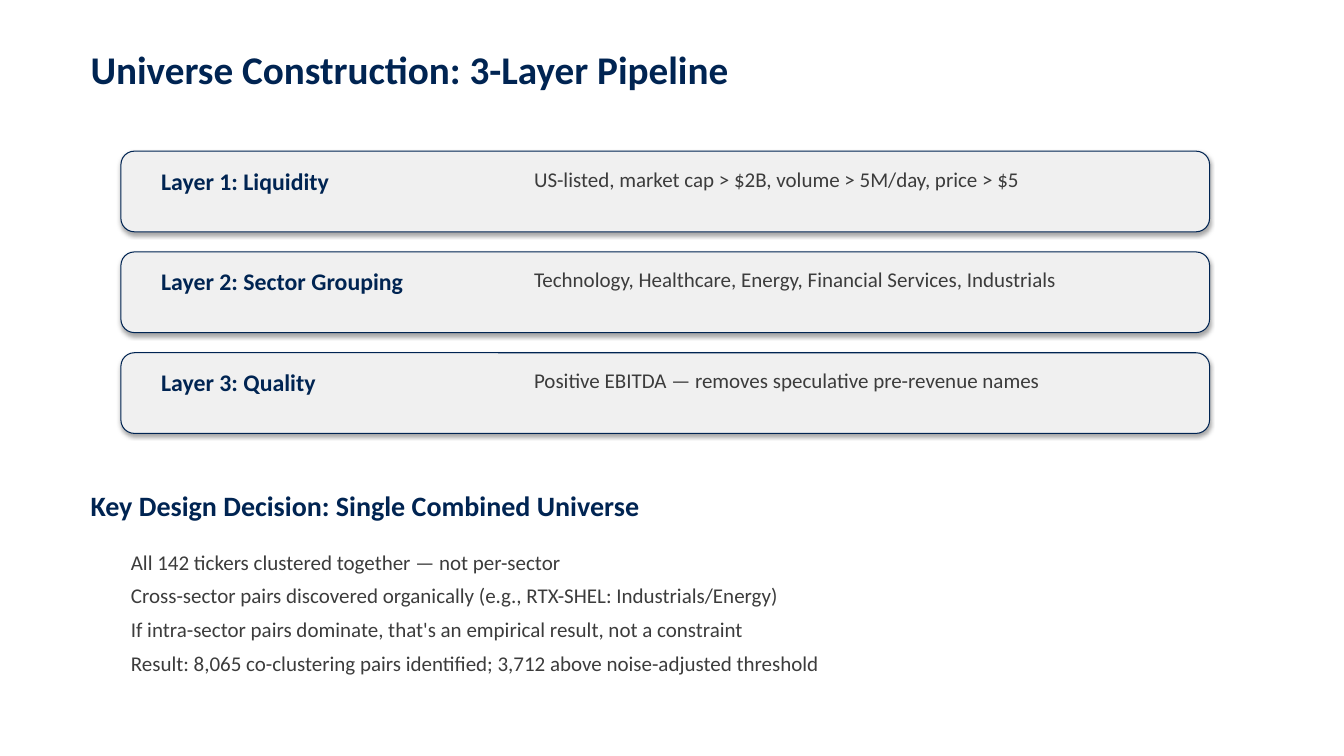
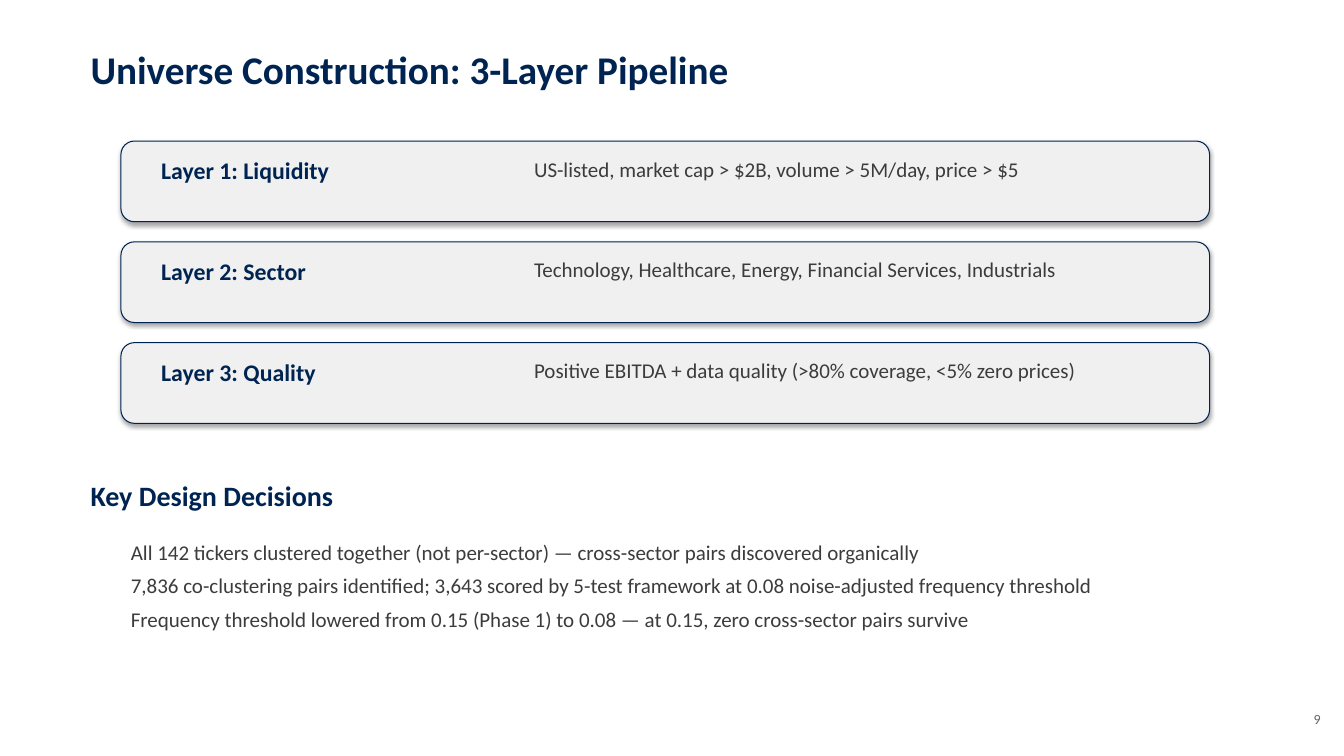
Before and after one commit to jcmcode/pairs-test, a slide deck: slide 9 of deliverables/presentation.pptx (slide 12 before the commit). Drawn at 1344x756 pixels with LibreOffice and Linux fonts; fonts in the diff are those of the drawing. Boxes give left, top, right and bottom in pixels: in the first picture for what was removed or moved away, otherwise in the second. Text is boxed around its words. In the diff, an @@ line names an element or a change of style, - is before the commit and + after.

```diff
--- a/deliverables/presentation.pptx
+++ b/deliverables/presentation.pptx
@@ text at bbox=[161, 264, 306, 284]: text changed @@
-Layer 2: Sector Grouping
+Layer 2: Sector
@@ 4 texts, 3 rounded rectangles: place and size @@
-4 texts, 3 rounded rectangles at bbox=[121, 151, 1210, 434]
+4 texts, 3 rounded rectangles at bbox=[121, 141, 1210, 423]
@@ text at bbox=[534, 363, 1075, 382]: text changed @@
-Positive EBITDA — removes speculative pre-revenue names
+Positive EBITDA + data quality (>80% coverage, <5% zero prices)
@@ text at bbox=[91, 486, 333, 511]: text changed @@
-Key Design Decision: Single Combined Universe
+Key Design Decisions
@@ text at bbox=[131, 545, 1091, 631]: text changed @@
-All 142 tickers clustered together — not per-sector
-Cross-sector pairs discovered organically (e.g., RTX-SHEL: Industrials/Energy)
-If intra-sector pairs dominate, that's an empirical result, not a constraint
-Result: 8,065 co-clustering pairs identified; 3,712 above noise-adjusted threshold
+All 142 tickers clustered together (not per-sector) — cross-sector pairs discovered organically
+7,836 co-clustering pairs identified; 3,643 scored by 5-test framework at 0.08 noise-adjusted frequency threshold
+Frequency threshold lowered from 0.15 (Phase 1) to 0.08 — at 0.15, zero cross-sector pairs survive
@@ text added at bbox=[1314, 715, 1321, 724], 10 pt, text #646464 @@
+9
```
Also in this commit, not shown: 17 other slides changed, 2 slides added, 7 slides removed, 15 other files.
